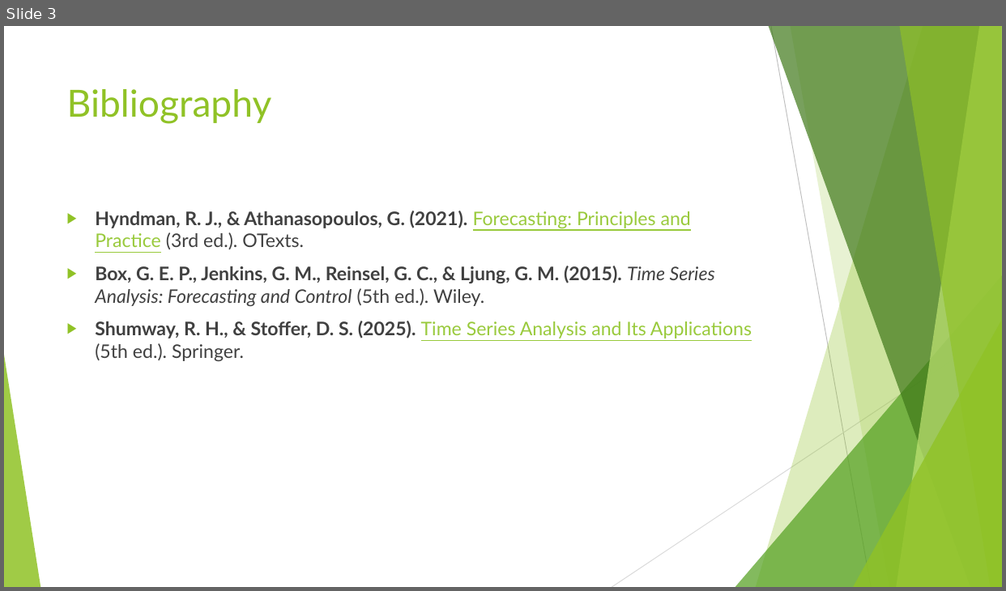
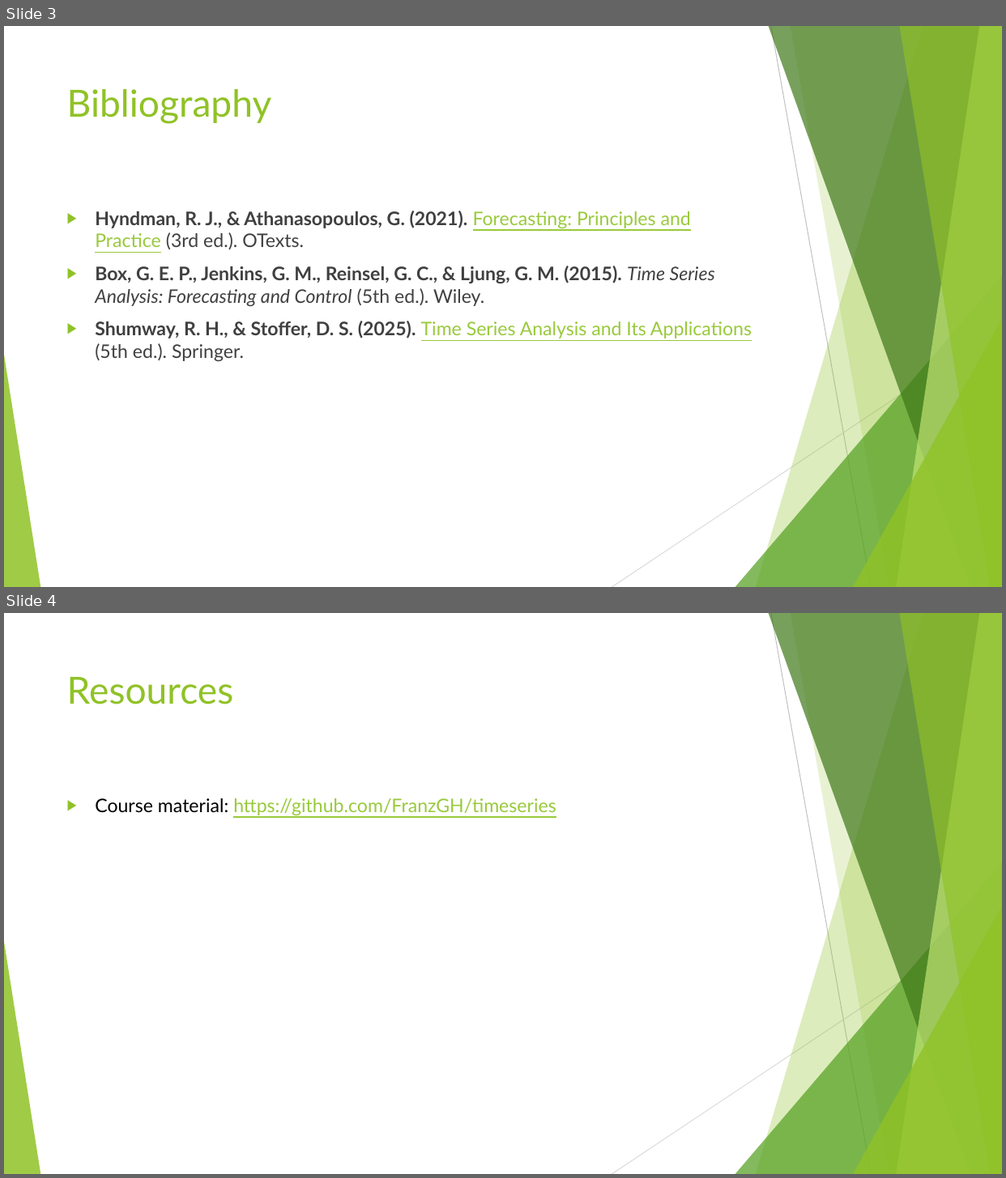
Before and after one commit to FranzGH/timeseries, a slide deck: Slides/00 Outline.pptx. Shown one above the other, each under a label of ours: slide 3 before the commit, slides 3 and 4 after it. The pictures are 1006x591 and 1006x1178 pixels, drawn with LibreOffice and Linux fonts; fonts in the diff are those of the drawing. Boxes give left, top, right and bottom in pixels: in the first picture for what was removed or moved away, otherwise in the second. Text is boxed around its words. In the diff, an @@ line names an element or a change of style, - is before the commit and + after.

```diff
--- a/Slides/00 Outline.pptx
+++ b/Slides/00 Outline.pptx
@@ slide 4 added at <box>4,613,1002,1174</box>, background #FFFFFF; not listed: 10 template elements that a slide beside it also shows @@
@@ title added at <box>67,677,234,705</box>, 36 pt, text #90C226 @@
+Resources
@@ text added at <box>95,798,556,815</box>, 18 pt, text #99CA3C, underline @@
+▶ Course material: https://github.com/FranzGH/timeseries
```
Also in this commit, not shown: 1 other file.
